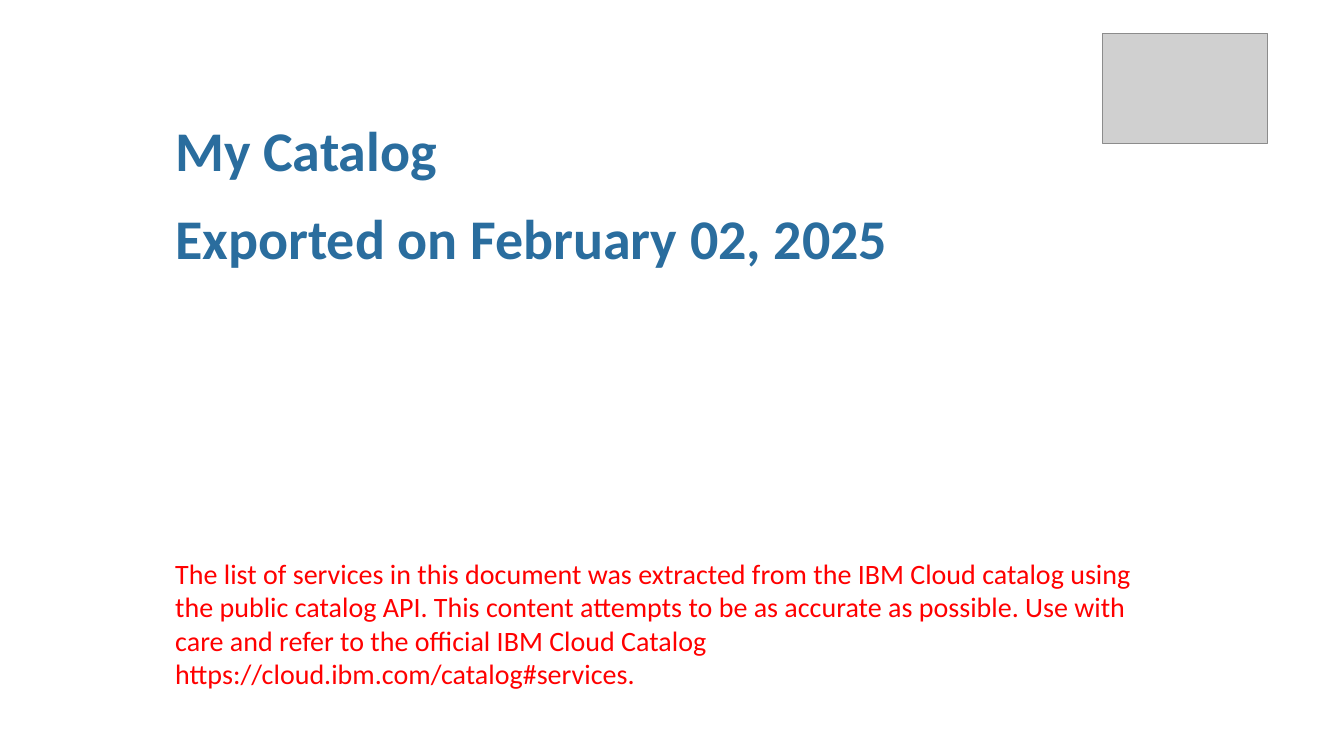
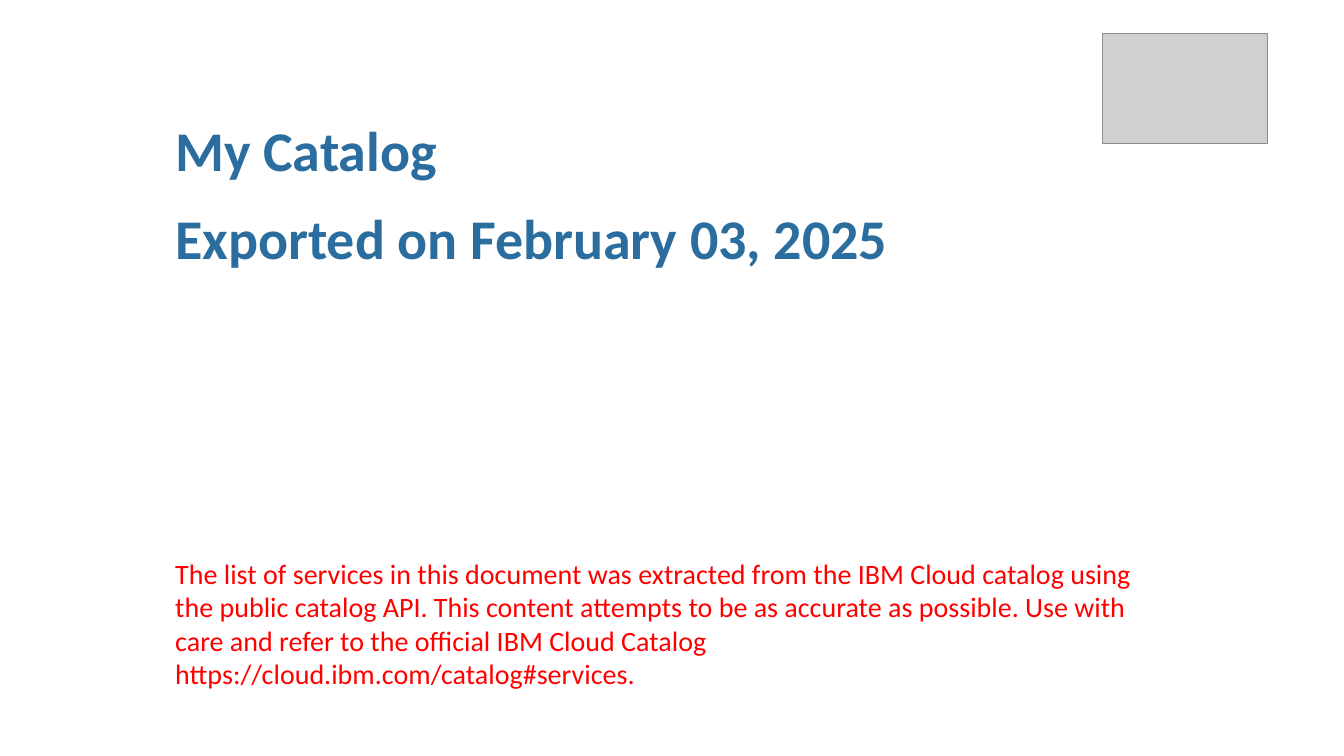
Before and after one commit to l2fprod/mycatalog, a slide deck: slide 1 of docs/generated/mycatalog.pptx. Drawn at 1344x756 pixels with LibreOffice and Linux fonts; fonts in the diff are those of the drawing; grey boxes stand for pictures. Boxes give left, top, right and bottom in pixels: in the first picture for what was removed or moved away, otherwise in the second. Text is boxed around its words. In the diff, an @@ line names an element or a change of style, - is before the commit and + after.

```diff
--- a/docs/generated/mycatalog.pptx
+++ b/docs/generated/mycatalog.pptx
@@ text at bbox=[175, 219, 887, 268]: text changed @@
-Exported on February 02, 2025
+Exported on February 03, 2025
```
Also in this commit, not shown: 7 other files.
